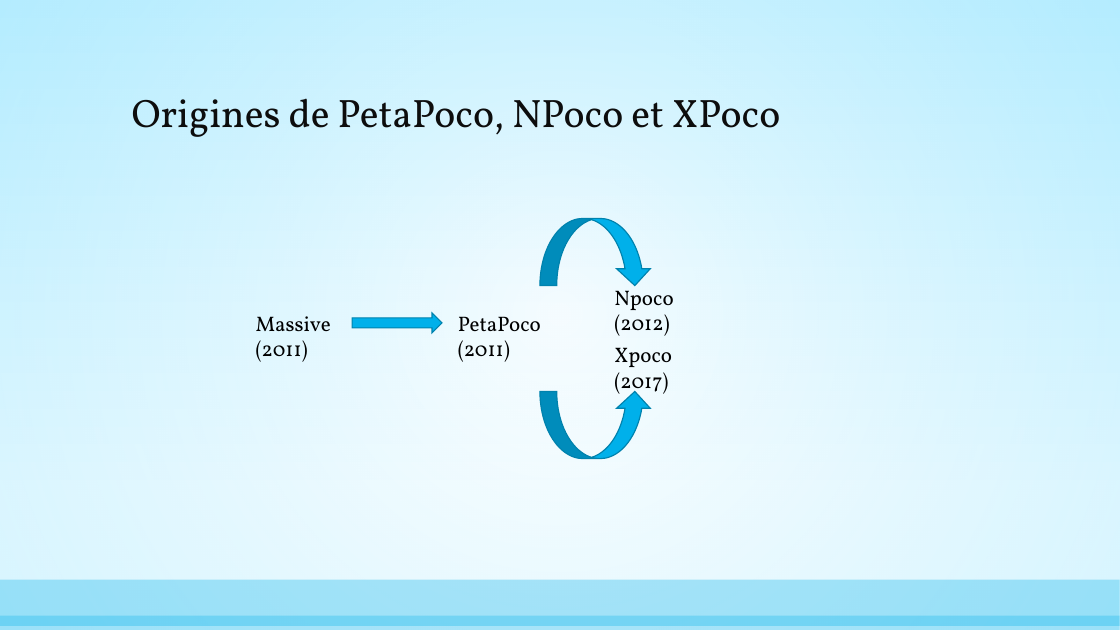
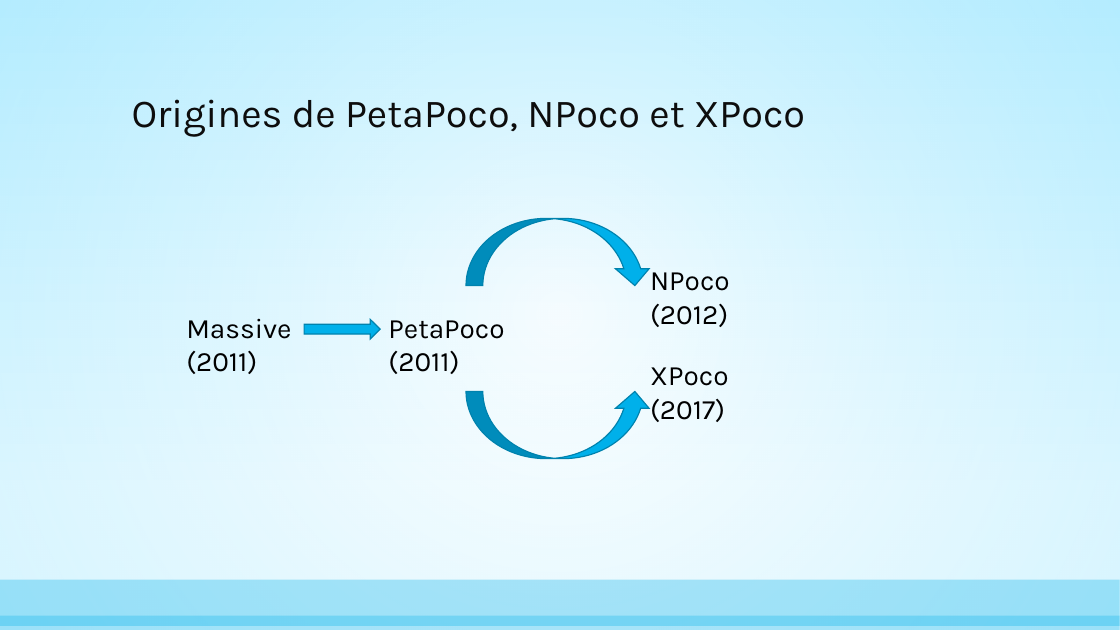
Before and after one commit to AnthonyGiretti/MicroOrmDemo.net, a slide deck: slide 7 of Items/Les Micro Orm, alternatives à Entity Framework.pptx. Drawn at 1120x630 pixels with LibreOffice and Linux fonts; fonts in the diff are those of the drawing. Boxes give left, top, right and bottom in pixels: in the first picture for what was removed or moved away, otherwise in the second. Text is boxed around its words. In the diff, an @@ line names an element or a change of style, - is before the commit and + after.

```diff
--- a/Items/Les Micro Orm, alternatives à Entity Framework.pptx
+++ b/Items/Les Micro Orm, alternatives à Entity Framework.pptx
@@ title "Origines de PetaPoco, NPoco et ..." at [132, 99, 805, 137]: font Vollkorn to Karla @@
@@ curved down arrow: place and size @@
-curved down arrow at [540, 218, 652, 286]
+curved down arrow at [466, 218, 652, 286]
@@ text at [650, 272, 730, 327]: text changed; size 18 to 24 pt; font Vollkorn to Karla @@
-Npoco (2012)
+NPoco (2012)
@@ text "Massive (2011)": place and size @@
-text "Massive (2011)" at [256, 316, 331, 362]
+text "Massive (2011)" at [186, 318, 291, 374]
@@ text "Massive (2011)" at [186, 318, 291, 374]: size 18 to 24 pt, font Vollkorn to Karla @@
@@ right arrow: place and size @@
-right arrow at [352, 313, 442, 334]
+right arrow at [304, 319, 380, 339]
@@ text "PetaPoco (2011)" at [388, 320, 504, 374]: size 18 to 24 pt, font Vollkorn to Karla @@
@@ text "PetaPoco (2011)": place and size @@
-text "PetaPoco (2011)" at [458, 316, 541, 362]
+text "PetaPoco (2011)" at [388, 320, 504, 374]
@@ text at [650, 367, 728, 422]: text changed; size 18 to 24 pt; font Vollkorn to Karla @@
-Xpoco (2017)
+XPoco (2017)
@@ curved up arrow: place and size @@
-curved up arrow at [540, 392, 652, 459]
+curved up arrow at [466, 392, 652, 459]
```
Also in this commit, not shown: 13 other slides changed, 6 slides added.
